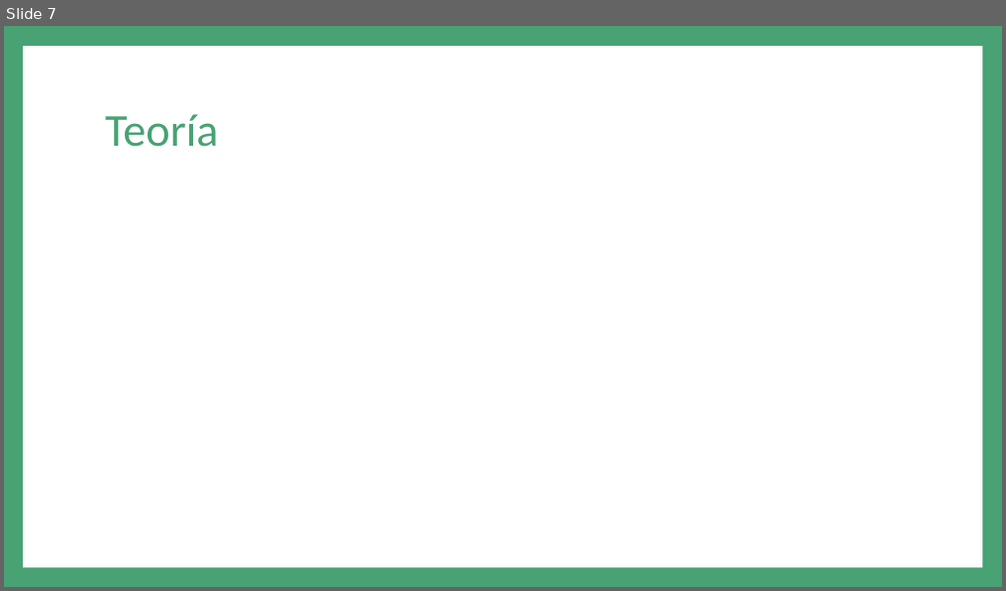
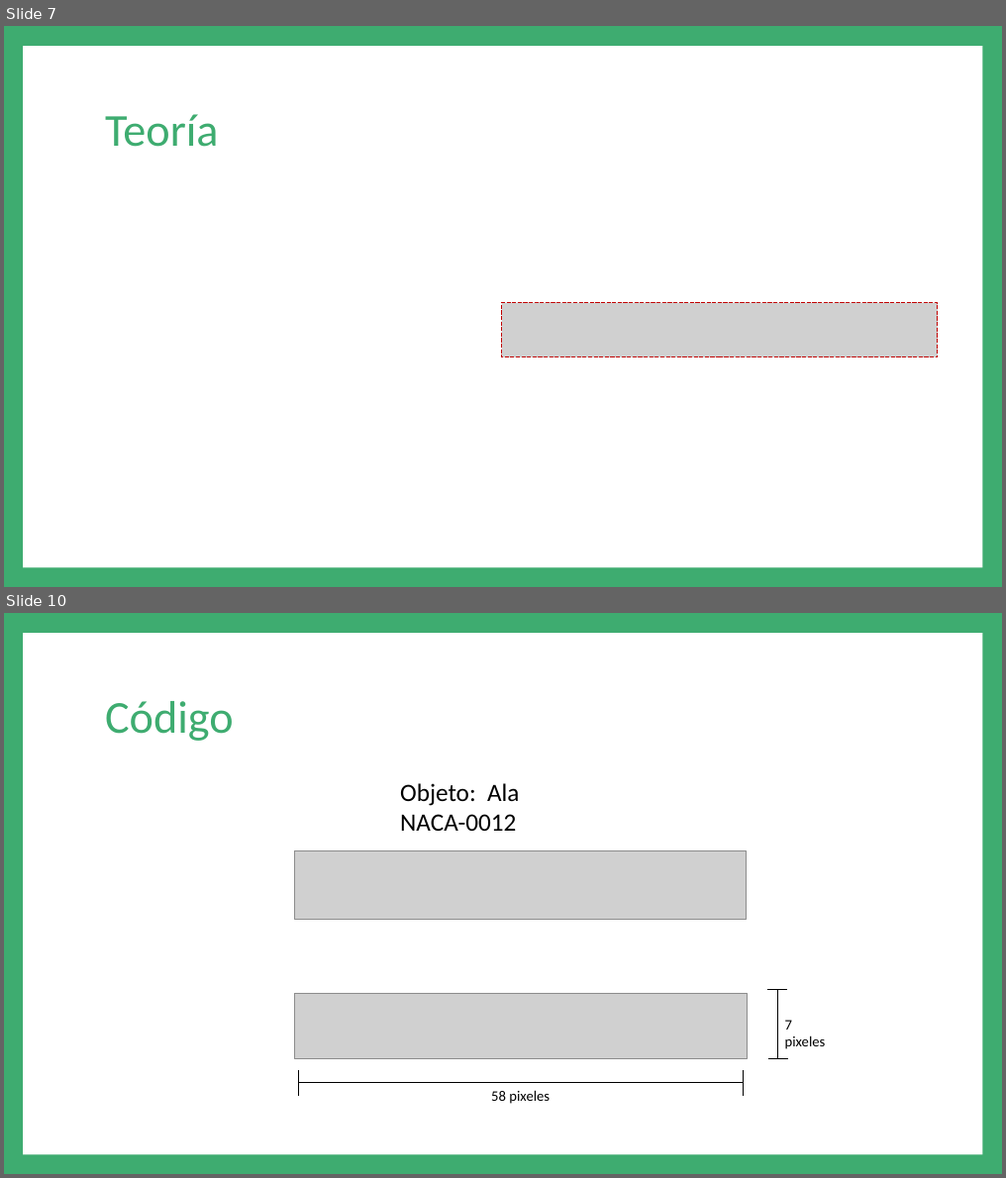
Before and after one commit to andreav13/Proyecto2, a slide deck: Presentación.pptx. Shown one above the other, each under a label of ours: slide 7 before the commit, slides 7 and 10 after it; the slides between them are not shown. The pictures are 1006x591 and 1006x1178 pixels, drawn with LibreOffice and Linux fonts; fonts in the diff are those of the drawing; grey boxes stand for pictures. Boxes give left, top, right and bottom in pixels: in the first picture for what was removed or moved away, otherwise in the second. Text is boxed around its words. In the diff, an @@ line names an element or a change of style, - is before the commit and + after.

```diff
--- a/Presentación.pptx
+++ b/Presentación.pptx
@@ slide 10 added at [4, 613, 1002, 1174], background #3EAC70; not listed: 1 template element that a slide beside it also shows @@
@@ title added at [105, 701, 234, 741], 44 pt, text #3EAC70 @@
+Código
@@ text added at [400, 783, 519, 831], 24 pt, text #000000 @@
+Objeto: Ala NACA-0012
@@ picture added at [295, 851, 746, 919] @@
@@ picture added at [295, 993, 747, 1059] @@
@@ line added from (767, 990) to (787, 990), #000000 0.79 pt @@
@@ line added from (777, 990) to (777, 1059), #000000 0.79 pt @@
@@ text added at [785, 1020, 826, 1050], 14 pt, text #000000 @@
+7 pixeles
@@ line added from (298, 1083) to (744, 1083), #000000 0.79 pt @@
@@ line added from (298, 1070) to (298, 1096), #000000 0.79 pt @@
@@ line added from (744, 1070) to (744, 1096), #000000 0.79 pt @@
@@ line added from (768, 1059) to (788, 1059), #000000 0.79 pt @@
@@ text added at [491, 1090, 549, 1104], 14 pt, text #000000 @@
+58 pixeles
@@ slide 7 changed as well @@
@@ background #48A273 to #3EAC70 @@
@@ picture added at [502, 303, 938, 358] @@
```
Also in this commit, not shown: 10 other slides changed, 2 other slides added, 1 slide removed.
